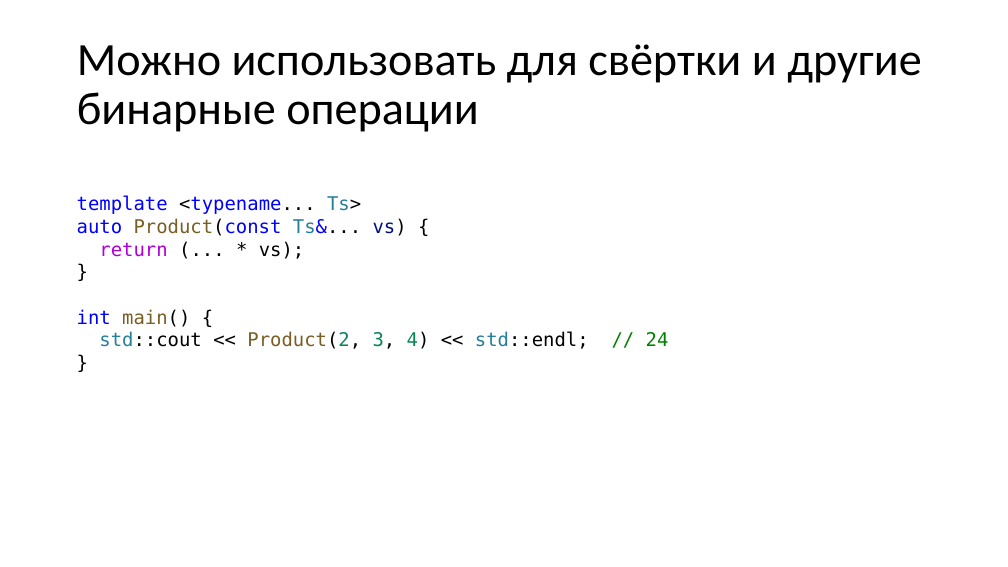
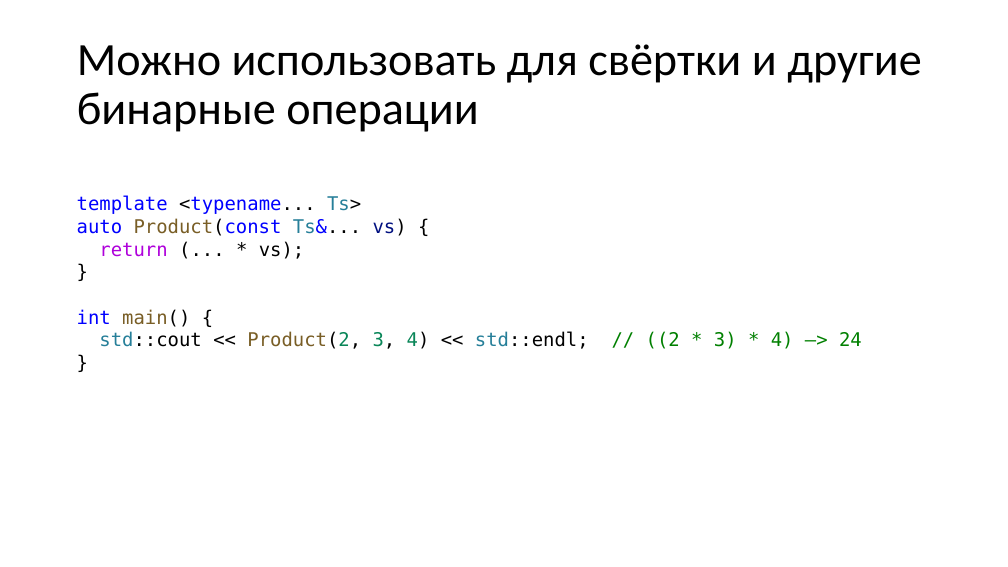
Before and after one commit to alexey-malov/oop, a slide deck: slide 95 of lectures/06/Обобщенное программирование, шаблоны.pptx. Drawn at 1008x567 pixels with LibreOffice and Linux fonts; fonts in the diff are those of the drawing. Boxes give left, top, right and bottom in pixels: in the first picture for what was removed or moved away, otherwise in the second. Text is boxed around its words. In the diff, an @@ line names an element or a change of style, - is before the commit and + after.

```diff
--- a/lectures/06/Обобщенное программирование, шаблоны.pptx
+++ b/lectures/06/Обобщенное программирование, шаблоны.pptx
@@ text at <box>99,331,862,349</box>: text changed @@
-std::cout << Product(2, 3, 4) << std::endl; // 24
+std::cout << Product(2, 3, 4) << std::endl; // ((2 * 3) * 4) –> 24
```
Also in this commit, not shown: 10 other slides changed, 12 slides added, 2 other files.
